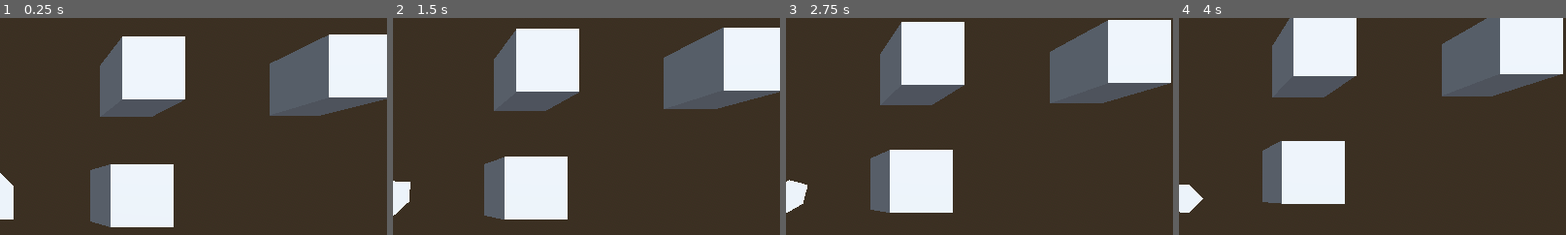
Above: before the commit, frames 1-4 (left to right).
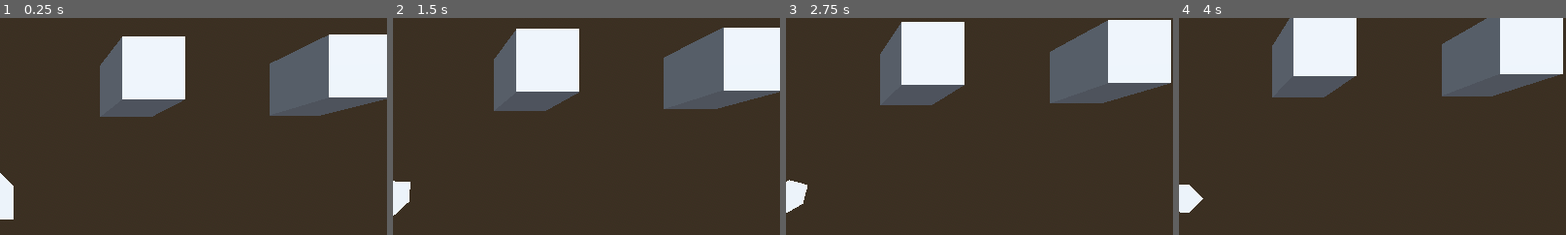
Above: after the commit, the same moments.

Repository: TheiaB/propaganda-asteroids
Game: Godot game, scene res://scenes/game.tscn
Same seed, same stepped clock (60 frames per second), same inputs: the game is played once before the commit and once after it.
Inputs:
- Up to frame 1 (0.25 s): no input
- Up to frame 2 (1.5 s): tap Enter at 0.5 s; hold D (right) 0.53-1.28 s; tap S (break) at 0.6 s; hold A (left) from 1.28 s (still down); tap W (gas) at 1.35 s
- Up to frame 3 (2.75 s): release A (left) at 2.03 s; hold D (right) from 2.03 s (still down); tap J (shoot) at 2.1 s
- Up to frame 4 (4 s): tap S (break) at 2.85 s; release D (right) at 3.53 s; hold A (left) from 3.53 s (still down); tap W (gas) at 3.6 s
The pictures show only the part of the screen within x 50-100%, y 9-59%; the shares and areas given below are measured in that part.

The runs differ from the first frame. In frame 1, 6.1% of the frame differs, in the area x 23-45%, y 67-97%; in frame 2, 6.1%; in frame 3, 6.0%; in frame 4, 6.0%.

Commit message:
make astroids shootable

Diff:
--- a/scenes/asteroid.tscn
+++ b/scenes/asteroid.tscn
@@ -9,6 +9,8 @@
 [sub_resource type="SphereShape3D" id="SphereShape3D_0md28"]
 
 [node name="Asteroid" type="RigidBody3D"]
+collision_layer = 4
+collision_mask = 14
 mass = 71.966
 physics_material_override = SubResource("PhysicsMaterial_akfqu")
 gravity_scale = 0.0
@@ -21,4 +23,13 @@
 
 [node name="VisibleOnScreenNotifier3D" type="VisibleOnScreenNotifier3D" parent="."]
 
+[node name="Area3D" type="Area3D" parent="."]
+collision_layer = 4
+collision_mask = 10
+
+[node name="CollisionShape3D" type="CollisionShape3D" parent="Area3D"]
+shape = SubResource("SphereShape3D_0md28")
+
 [connection signal="screen_exited" from="VisibleOnScreenNotifier3D" to="." method="_on_visible_on_screen_notifier_3d_screen_exited"]
+[connection signal="area_entered" from="Area3D" to="." method="_on_area_3d_area_entered"]
+[connection signal="body_entered" from="Area3D" to="." method="_on_area_3d_body_entered"]
--- a/scenes/example_astroid.tscn
+++ b/scenes/example_astroid.tscn
@@ -1,13 +1,31 @@
-[gd_scene load_steps=3 format=3 uid="uid://c4yiwtl77ahvj"]
+[gd_scene load_steps=3 format=3 uid="uid://bq7rnm72gyxpw"]
 
-[ext_resource type="Script" uid="uid://bddgaqomuqn2r" path="res://scripts/example_astroid.gd" id="1_q6l3o"]
+[sub_resource type="GDScript" id="GDScript_dttsx"]
+script/source = "extends Area3D
+
+signal ship_hits_astroid
+@onready var ship: CharacterBody3D = %Ship
+@export var health = 3
+
+func _on_area_entered(bullet: Area3D) -> void:
+	health -= ship.weapon_damage
+	bullet.queue_free()
+	if health <= 0:
+		queue_free()
+
+
+func _on_body_entered(body: Node3D) -> void:
+	ship_hits_astroid.emit()
+
+
+"
 
 [sub_resource type="BoxShape3D" id="BoxShape3D_dttsx"]
 
 [node name="Node3D" type="Area3D"]
 collision_layer = 4
 collision_mask = 10
-script = ExtResource("1_q6l3o")
+script = SubResource("GDScript_dttsx")
 
 [node name="CollisionShape3D" type="CollisionShape3D" parent="."]
 shape = SubResource("BoxShape3D_dttsx")
--- a/scenes/game.tscn
+++ b/scenes/game.tscn
@@ -3,8 +3,7 @@
 [ext_resource type="Script" uid="uid://dxicgx2v6rcda" path="res://scripts/game.gd" id="1_lnu2h"]
 [ext_resource type="Script" uid="uid://c3nebth5qx3wg" path="res://scripts/camera_3d.gd" id="1_yqjtg"]
 [ext_resource type="PackedScene" uid="uid://boprrp0xswaga" path="res://scenes/ship.tscn" id="2_lnu2h"]
-[ext_resource type="PackedScene" uid="uid://c4yiwtl77ahvj" path="res://scenes/example_astroid.tscn" id="4_lbhrr"]
-[ext_resource type="PackedScene" uid="uid://cyg2e5xslvje3" path="res://scenes/asteroid_manager.tscn" id="5_p57ef"]
+[ext_resource type="PackedScene" path="res://scenes/asteroid_manager.tscn" id="5_p57ef"]
 
 [sub_resource type="ProceduralSkyMaterial" id="ProceduralSkyMaterial_80nbo"]
 sky_horizon_color = Color(0.662243, 0.671743, 0.686743, 1)
@@ -106,7 +105,5 @@
 
 [node name="Lasers" type="Node" parent="."]
 
-[node name="Astroid" parent="." instance=ExtResource("4_lbhrr")]
-transform = Transform3D(1, 0, 0, 0, 1, 0, 0, 0, 1, 2.2656, 0, 0)
 [node name="AsteroidManager" parent="." instance=ExtResource("5_p57ef")]
 target_path = NodePath("../Ship")
--- a/scripts/asteroid.gd
+++ b/scripts/asteroid.gd
@@ -4,13 +4,10 @@
 var speed = 100
 var ACCELERATION = 3.0
 
-# Called when the node enters the scene tree for the first time.
+@export var health = 3
+
 func _ready() -> void:
-	#custom_integrator = true
 	linear_velocity = move_dir
-
-
-
 
 func _integrate_forces(state: PhysicsDirectBodyState3D) -> void:
 	#linear_velocity = move_dir
@@ -20,3 +17,13 @@
 
 func _on_visible_on_screen_notifier_3d_screen_exited() -> void:
 	queue_free()
+
+func _on_area_3d_area_entered(bullet: Area3D) -> void:
+	health -= 2
+	bullet.queue_free()
+	if health <= 0:
+		queue_free()
+
+
+func _on_area_3d_body_entered(ship: Ship) -> void:
+	ship.on_collision_with_asteroid()
--- a/scripts/example_astroid.gd
+++ /dev/null
@@ -1,15 +0,0 @@
-extends Area3D
-
-signal ship_hits_astroid
-@onready var ship: CharacterBody3D = %Ship
-@export var health = 3
-
-func _on_area_entered(bullet: Area3D) -> void:
-	health -= ship.weapon_damage
-	bullet.queue_free()
-	if health <= 0:
-		queue_free()
-
-
-func _on_body_entered(body: Node3D) -> void:
-	ship_hits_astroid.emit()
--- a/scripts/game.gd
+++ b/scripts/game.gd
@@ -2,18 +2,9 @@
 
 @onready var lasers: Node = $Lasers
 @onready var ship: Node = $Ship
-@onready var example_astroid = $Astroid
-
-func _on_player_hit_static_body():
-	print("Ship hit static body")
-
-
-func _on_ship_hits_astroid():
-	print("Ship hits Astroid")
 
 func _ready():
-	ship.player_hit_static_body.connect(_on_player_hit_static_body)
-	example_astroid.ship_hits_astroid.connect(_on_ship_hits_astroid)
+	pass
 
 func _on_player_laser_shot(laser):
 	lasers.add_child(laser)
--- a/scripts/ship.gd
+++ b/scripts/ship.gd
@@ -1,4 +1,6 @@
 extends CharacterBody3D
+
+class_name Ship
 
 @export var ACCELERATION := 2.0
 @export var DECELERATION := 0.0
@@ -18,6 +20,9 @@
 
 func on_collide_with_static_body(collision:KinematicCollision3D):
 	emit_signal("player_hit_static_body")
+
+func on_collision_with_asteroid():
+	print("collisoin with asteroid")
 
 func _process(delta):
 	if Input.is_action_just_pressed("shoot"):
Not shown, removed: scripts/example_astroid.gd.uid
